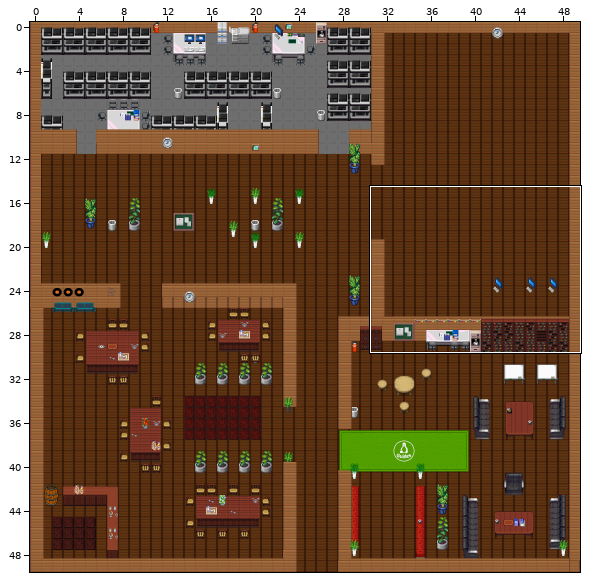
Two versions of a level (Tiled map, Haus.tmx). The picture above shows the old version from afar; the outline marks the close-up.
Close-up. Before the edit:
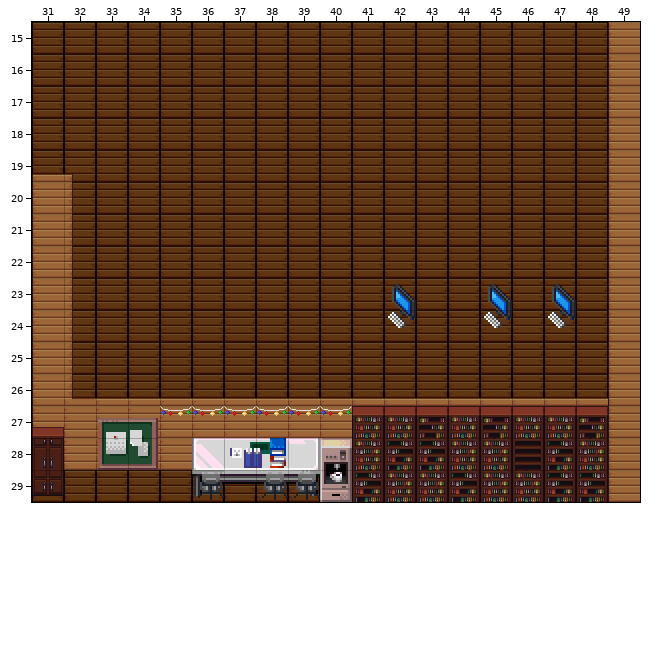
Cells are 32x32 px. Shown: x 31..49, y 15..29. The commit also changed other parts of the map, which this record leaves out. Not drawn, because the pictures are missing: unchanged layer "Flur_1".
After:
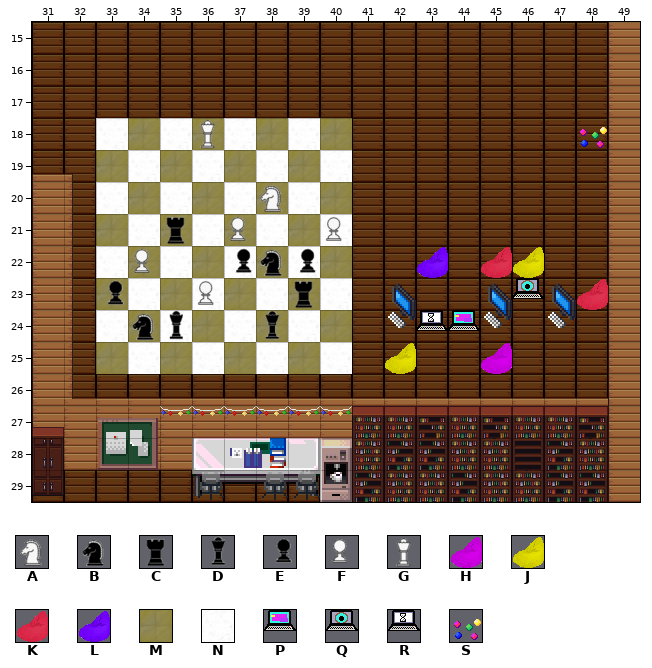
Key: from "Chess": A 16, B 64, C 112, D 145, E 149, F 151, G 176; from "Misc": H 121, J 122, K 123, L 127; from "floortileset": M 24, N 52; from "rc3-minideko": P 25, Q 26, R 39, S 68.
_ is an empty cell.
Tiles of an added or newly shown layer are drawn over the layers below it.
Diff:
Layer "Spielbereich_1" (added):
y 18: x 33..40 ________ -> NMNMNMNM; x 48 _ -> S
y 19: x 33..40 ________ -> MNMNMNMN
y 20: x 33..40 ________ -> NMNMNMNM
y 21: x 33..40 ________ -> MNMNMNMN
y 22: x 33..40 ________ -> NMNMNMNM
y 23: x 33..40 ________ -> MNMNMNMN; x 46 _ -> Q
y 24: x 33..40 ________ -> NMNMNMNM; x 43..44 __ -> RP
y 25: x 33..40 ________ -> MNMNMNMN
Layer "Spielbereich_2" (added):
y 18: x 36 _ -> G
y 20: x 38 _ -> A
y 21: x 35 _ -> C; x 37 _ -> F; x 40 _ -> F
y 22: x 34 _ -> F; x 37..39 ___ -> EBE; x 43 _ -> L; x 45..46 __ -> KJ
y 23: x 33 _ -> E; x 36 _ -> F; x 39 _ -> C; x 48 _ -> K
y 24: x 34..35 __ -> BD; x 38 _ -> D
y 25: x 42 _ -> J; x 45 _ -> H
Where, in picture pixels (left, top, right, bottom), the same in both close-ups:
added: (96, 118, 352, 374)
added: (580, 127, 607, 148)
added: (417, 247, 448, 278)
added: (481, 247, 544, 299)
added: (577, 279, 608, 310)
added: (385, 310, 512, 374)
